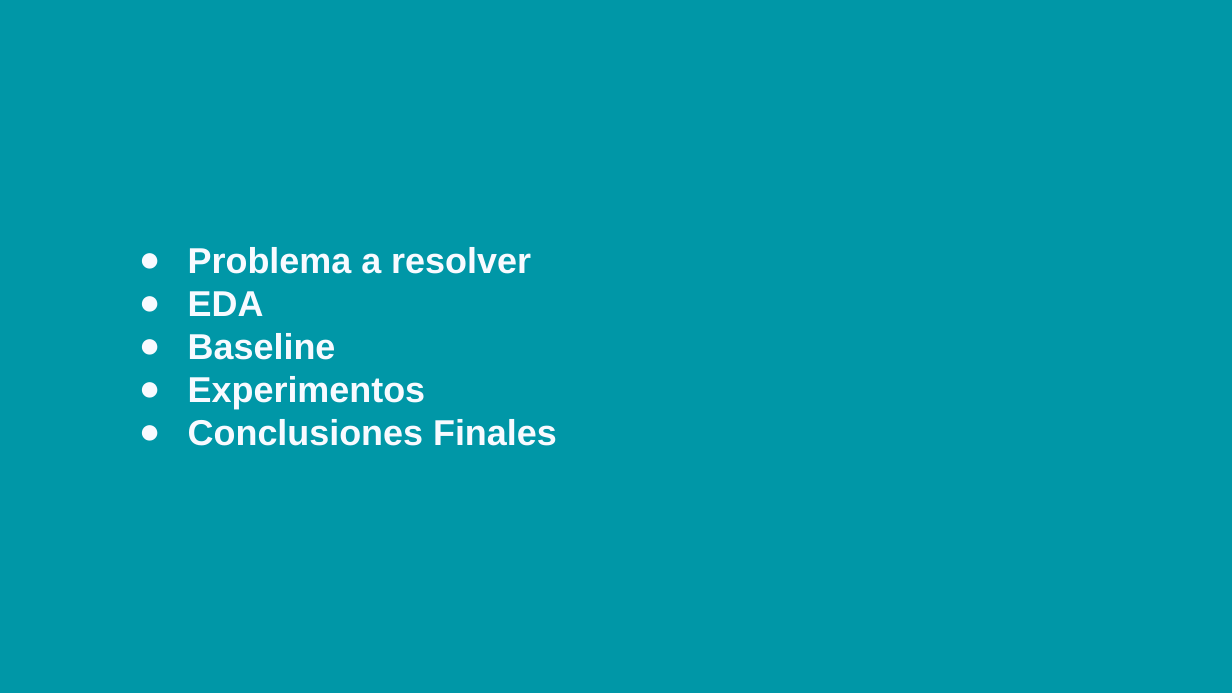
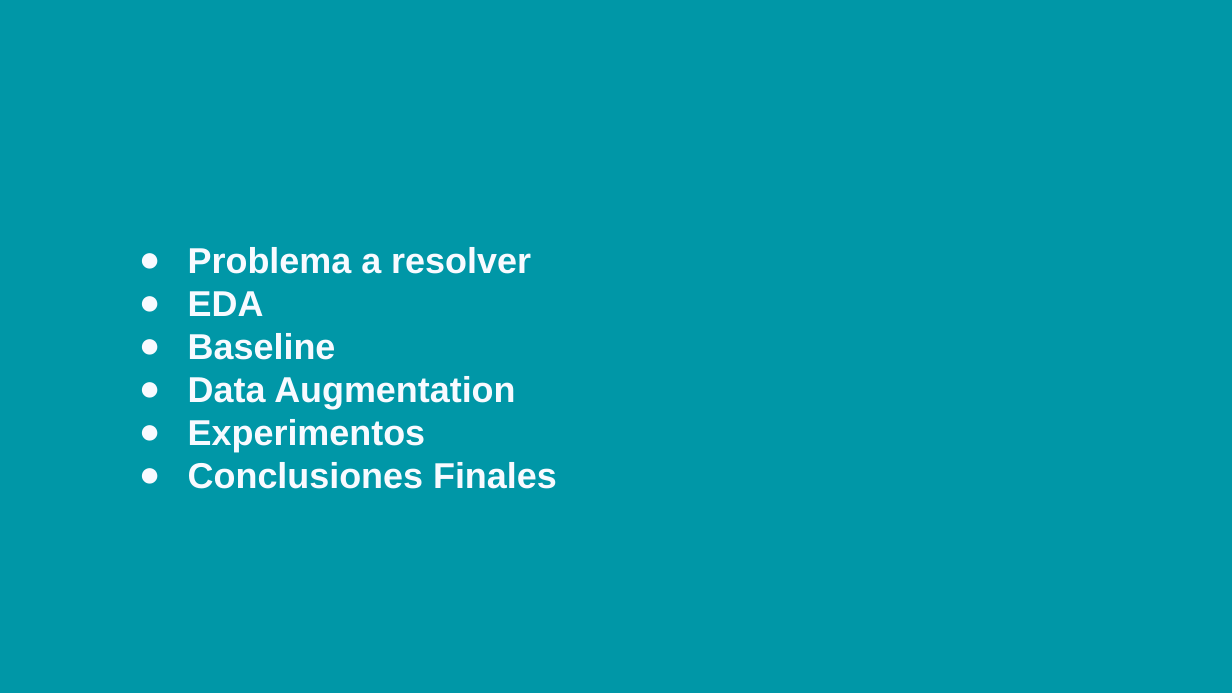
Before and after one commit to matiastripode/ceia-vision-2-tp-integrador, a slide deck: slide 3 of VPC2 TP Integrador.pptx. Drawn at 1232x693 pixels with LibreOffice and Linux fonts; fonts in the diff are those of the drawing. Boxes give left, top, right and bottom in pixels: in the first picture for what was removed or moved away, otherwise in the second. Text is boxed around its words. In the diff, an @@ line names an element or a change of style, - is before the commit and + after.

```diff
--- a/VPC2 TP Integrador.pptx
+++ b/VPC2 TP Integrador.pptx
@@ text at [188, 376, 515, 409]: paragraph added @@
+● Data Augmentation
```
Also in this commit, not shown: 9 other slides changed, 1 slide added, 1 slide removed.
